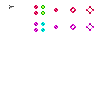
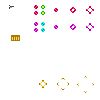
The second (100, 100) image is a revision of the first. Changes to its layers:
added layer "Layer 10" above "player explotion copy" over [11,35,94,93]
